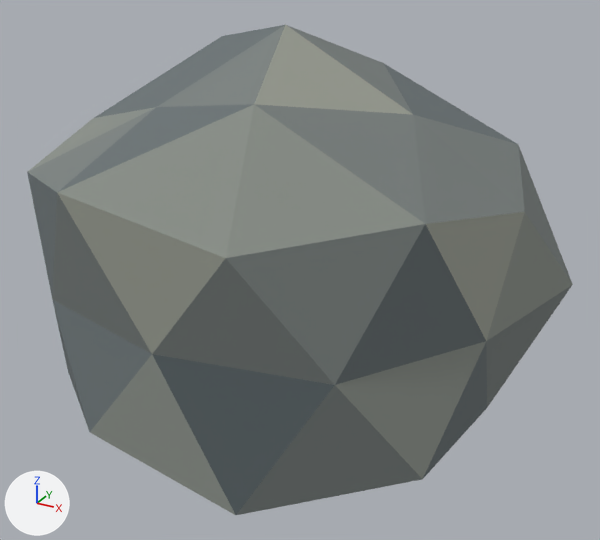
What one commit did to the Blender file art/boulder.blend.
One viewpoint serves both versions: a camera (50 mm lens) standing at (1.069, -1.868, 0.914) and looking at (0.039, 0.004, -0.022). Arrows for +X, +Y and +Z are at lower left; the lights stay in place. The older version comes first.

The first picture shows 'Boulder'.
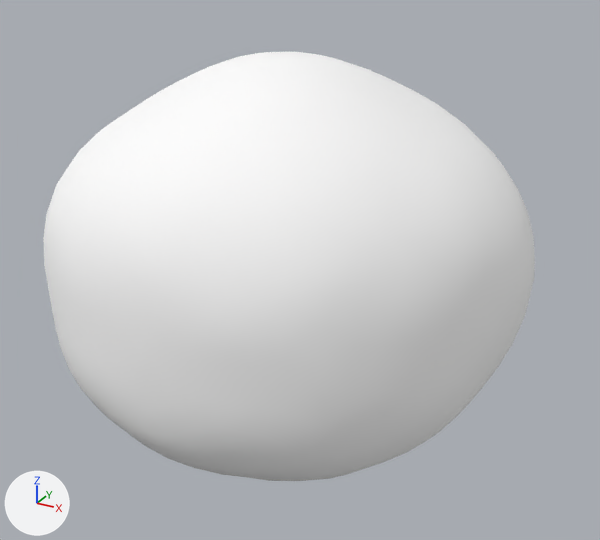
Location of each change, [x1, y1, x2, y2] in pixels of the pictures (600 x 540 px; the box of a moved part takes in the faces that stretch with it):
'Boulder', reshaped, recoloured, modifiers changed (10% narrower, 12% shorter): before [27, 25, 573, 515]; after [43, 52, 535, 481]
part 1 of me_icosphere, moved or reshaped: before [27, 25, 573, 515]; after [43, 52, 535, 481]
part 2 of me_icosphere, recoloured: before [27, 25, 517, 478]; after [43, 52, 486, 480]
part 3 of me_icosphere, recoloured: before [28, 25, 572, 515]; after [51, 55, 535, 477]
part 4 of me_icosphere, recoloured: before [29, 105, 573, 515]; after [67, 103, 535, 474]
part 5 of me_icosphere, recoloured: before [152, 354, 334, 515]; after [141, 363, 322, 474]
part 6 of me_icosphere, recoloured: before [58, 25, 524, 354]; after [94, 57, 505, 481]

The change, as a list of edits to the scene's bpy script:
```text
Add mat_pebble_base:
    mat_pebble_base = principled_material('Pebble base')
    mat_pebble_base.base_color = (1.0, 1.0, 1.0)  # white #ffffff
    mat_pebble_base.roughness = 0.95
Change me_icosphere:
    used by ob_boulder; location = (0.0, 0.0, 0.0)
    remove me_icosphere.from_pydata(...)  # 42 vertices, 80 faces; spans x -0.752..0.737, y -0.625..0.673, z -0.549..0.64
    add me_icosphere.from_pydata(...)  # 42 vertices, 80 faces; spans x -0.684..0.699, y -0.682..0.714, z -0.558..0.613
    me_icosphere part 1: 42 of 42 vertices moved; they spanned x -0.752..0.737, y -0.625..0.673, z -0.549..0.64 and now span x -0.684..0.699, y -0.682..0.714, z -0.558..0.613; mean shift (0.001, -0.001, -0.003)
    me_icosphere part 2: all 26 faces that had it switch from mat_granite_0 (grey #697274) to mat_pebble_base (white #ffffff)
    me_icosphere part 3: all 32 faces that had it switch from mat_granite_1 (grey #7b8280) to mat_pebble_base (white #ffffff)
    me_icosphere part 4: all 10 faces that had it switch from mat_granite_2 (grey #8a9089) to mat_pebble_base (white #ffffff)
    me_icosphere part 5: all 4 faces that had it switch from mat_granite_3 (dark grey #555f62) to mat_pebble_base (white #ffffff)
    me_icosphere part 6: all 8 faces that had it switch from mat_granite_4 (grey #9ca095) to mat_pebble_base (white #ffffff)
Change ob_boulder:
    add _m = ob_boulder.modifiers.new('Soft pebble', 'SUBSURF')
```
